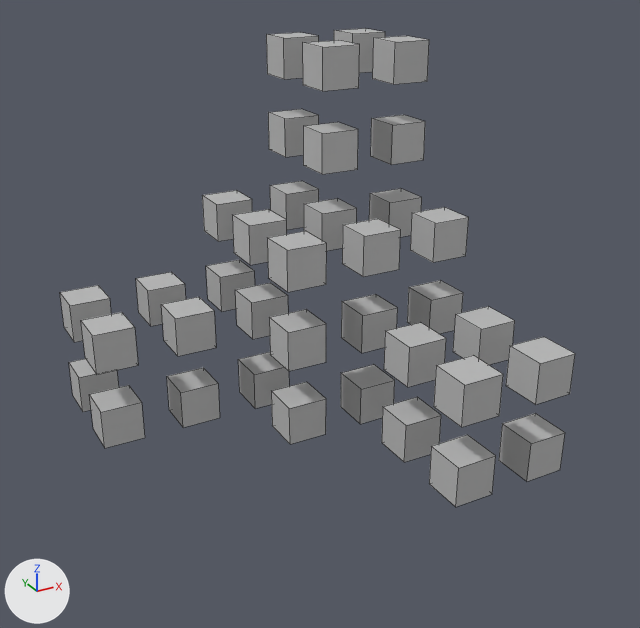
The FBX model restructure_model.fbx: old version first, new version second.
One viewpoint serves both versions: a 50 mm lens placed at (-1.38, -2.211, 1.209), pointed at (-0.477, -0.569, 0.388). Arrows for +X, +Y and +Z are at lower left; the lights stay in place. Mesh edges are drawn as thin lines. Where no turn or scale is listed for an object, it has been applied to the vertices.
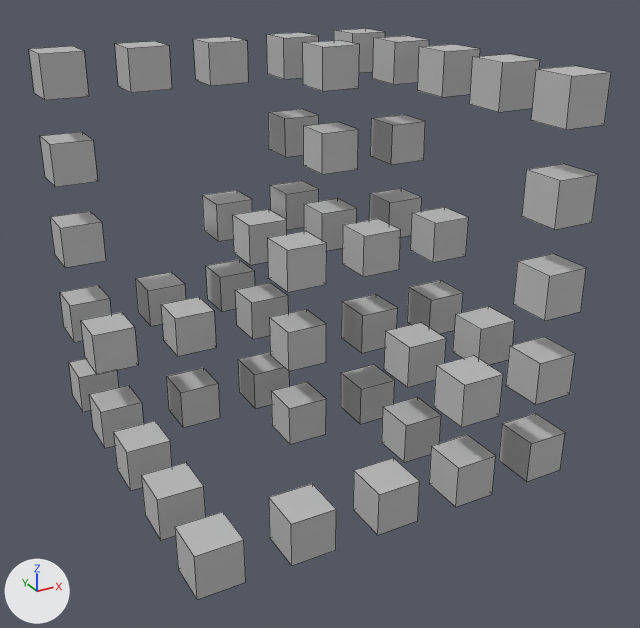
Patch to the scene script:
```diff
--- a/restructure_model.fbx.py
+++ b/restructure_model.fbx.py
@@ me_mesh_043 @@
+me_mesh_043.from_pydata(...)  # a box spanning x -0.05..0.05, y -0.05..0.05, z -0.05..0.05
+me_mesh_043.materials.append(mat_lambert1)  # grey #bcbcbc
@@ ob_box_27 @@
-ob_box_27 = bpy.data.objects.new('box_27', me_mesh_026)
+ob_box_27 = bpy.data.objects.new('box_27', me_mesh_020)
 ob_box_27.parent = ob_boxesgrp
@@ ob_box_32 @@
-ob_box_32 = bpy.data.objects.new('box_32', me_mesh_031)
+ob_box_32 = bpy.data.objects.new('box_32', me_mesh_005)
 ob_box_32.parent = ob_boxesgrp
@@ ob_box_30 @@
-ob_box_30 = bpy.data.objects.new('box_30', me_mesh_029)
+ob_box_30 = bpy.data.objects.new('box_30', me_mesh_003)
 ob_box_30.parent = ob_boxesgrp
@@ ob_box_47 @@
+ob_box_47 = bpy.data.objects.new('box_47', me_mesh.copy())  # the mesh of ob_box_1
+ob_box_47.location = (-0.1, -0.9, 0.9)
@@ ob_box_40 @@
+ob_box_40 = bpy.data.objects.new('box_40', me_mesh.copy())  # the mesh of ob_box_1
+ob_box_40.location = (-0.9, -0.9, 0.1)
@@ ob_box_38 @@
+ob_box_38 = bpy.data.objects.new('box_38', me_mesh.copy())  # the mesh of ob_box_1
+ob_box_38.location = (-0.5, -0.9, 0.1)
@@ ob_box_50 @@
+ob_box_50 = bpy.data.objects.new('box_50', me_mesh.copy())  # the mesh of ob_box_1
+ob_box_50.location = (-0.1, -0.5, 0.9)
@@ ob_box_44 @@
+ob_box_44 = bpy.data.objects.new('box_44', me_mesh_043)
+ob_box_44.location = (-0.9, -0.1, 0.5)
@@ ob_box_45 @@
+ob_box_45 = bpy.data.objects.new('box_45', me_mesh.copy())  # the mesh of ob_box_1
+ob_box_45.location = (-0.1, -0.9, 0.7)
@@ ob_box_41 @@
+ob_box_41 = bpy.data.objects.new('box_41', me_mesh.copy())  # the mesh of ob_box_1
+ob_box_41.location = (-0.9, -0.7, 0.1)
@@ ob_box_39 @@
+ob_box_39 = bpy.data.objects.new('box_39', me_mesh.copy())  # the mesh of ob_box_1
+ob_box_39.location = (-0.7, -0.9, 0.1)
@@ ob_box_51 @@
+ob_box_51 = bpy.data.objects.new('box_51', me_mesh_043.copy())
+ob_box_51.location = (-0.7, -0.1, 0.9)
@@ ob_box_42 @@
+ob_box_42 = bpy.data.objects.new('box_42', me_mesh.copy())  # the mesh of ob_box_1
+ob_box_42.location = (-0.9, -0.5, 0.1)
@@ ob_box_48 @@
+ob_box_48 = bpy.data.objects.new('box_48', me_mesh_043.copy())
+ob_box_48.location = (-0.9, -0.1, 0.9)
@@ ob_box_52 @@
+ob_box_52 = bpy.data.objects.new('box_52', me_mesh_043.copy())
+ob_box_52.location = (-0.5, -0.1, 0.9)
@@ ob_box_46 @@
+ob_box_46 = bpy.data.objects.new('box_46', me_mesh_043.copy())
+ob_box_46.location = (-0.9, -0.1, 0.7)
@@ ob_box_49 @@
+ob_box_49 = bpy.data.objects.new('box_49', me_mesh.copy())  # the mesh of ob_box_1
+ob_box_49.location = (-0.1, -0.7, 0.9)
@@ ob_box_43 @@
+ob_box_43 = bpy.data.objects.new('box_43', me_mesh.copy())  # the mesh of ob_box_1
+ob_box_43.location = (-0.1, -0.9, 0.5)
```

What differs and where, as boxes [x1, y1, x2, y2] in the pictures (640 x 628 px):
'box_40', added
    after: [175, 512, 246, 599]
'box_47', added
    after: [531, 66, 611, 130]
'box_39', added
    after: [269, 484, 336, 565]
'box_45', added
    after: [522, 164, 598, 230]
'box_38', added
    after: [353, 458, 420, 535]
'box_43', added
    after: [513, 254, 586, 321]
'box_41', added
    after: [141, 463, 206, 540]
'box_49', added
    after: [469, 54, 540, 112]
'box_48', added
    after: [29, 46, 89, 100]
'box_42', added
    after: [113, 421, 172, 490]
'box_50', added
    after: [417, 44, 480, 97]
'box_27', reshaped
    before: [89, 385, 145, 448]
    after: [89, 385, 144, 448]
'box_46', added
    after: [40, 132, 98, 187]
'box_51', added
    after: [115, 41, 172, 93]
'box_44', added
    after: [50, 211, 106, 268]
'box_52', added
    after: [194, 37, 248, 86]
'box_32', reshaped
    both: [268, 109, 319, 157]
'box_30', reshaped
    both: [270, 181, 319, 230]
